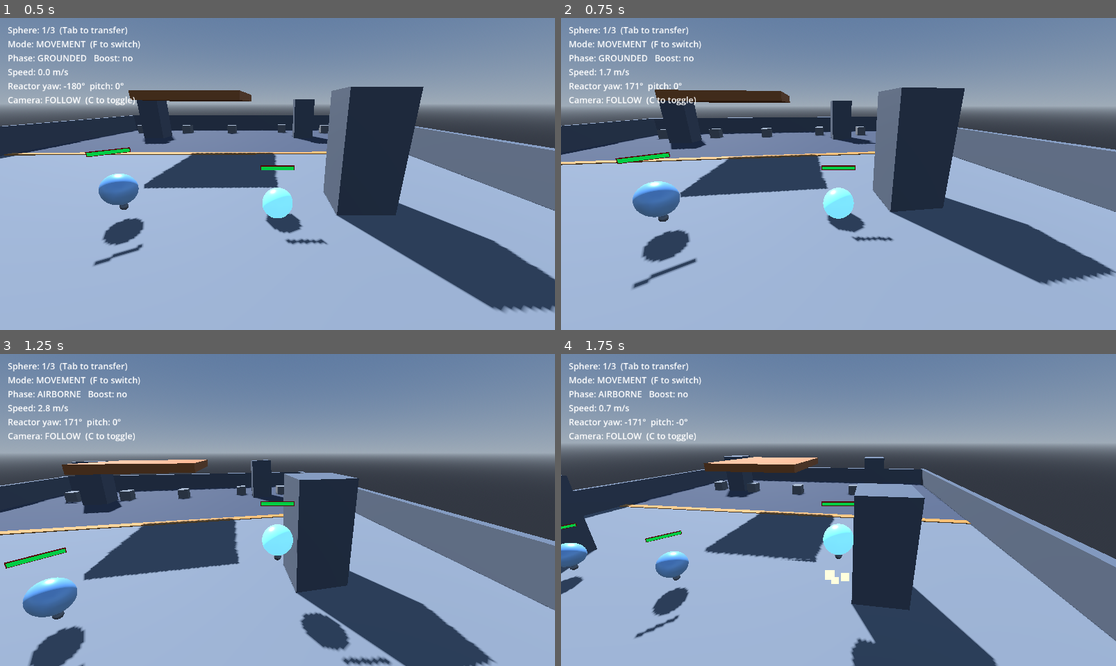
Above: before the commit, frames 1-4 (two rows, left to right).
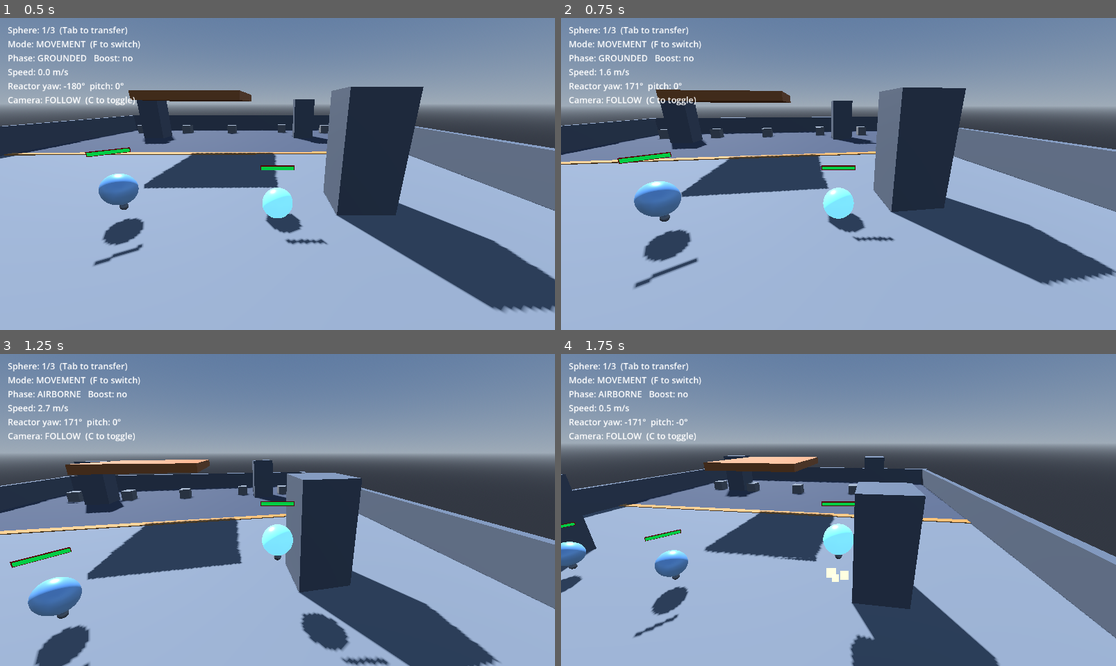
Above: after the commit, the same moments.

Repository: Thiiamas/Spheres
Game: Godot game, scene res://Main.tscn
Two runs of this game, one before a commit and one after it. Both use one fixed random seed, a clock stepped at 60 frames per second and the inputs below.
Inputs (mouse positions are in pixels of both pictures, inside the frame that each line leads up to):
- Up to frame 1 (0.5 s): no input
- Up to frame 2 (0.75 s): tap Enter (ui_accept) at 0.5 s; move the mouse to (866, 174) at 0.52 s; hold D (move_right) from 0.53 s (still down); tap Z (aoe) at 0.6 s
- Up to frame 3 (1.25 s): keep holding D (move_right); tap Space (jump) at 0.77, 1.07 s; tap A (attack) at 0.8 s
- Up to frame 4 (1.75 s): move the mouse to (810, 510) at 1.27 s; release D (move_right) at 1.28 s; hold S (move_back) from 1.28 s (still down); tap A (attack) at 1.35 s; tap Space (jump) at 1.52 s; tap Shift (boost) at 1.55 s

Frame 1 is identical in both runs. In frame 2, 1.1% of the frame differs, in the area x 0-100%, y 16-87%; in frame 3, 3.2%, in the area x 0-100%, y 16-100%; in frame 4, 2.6%.

Commit message:
Phase 5.1: normalize input through InputContext
Consciousness now builds one InputContext per frame (world_cursor resolved by
the camera's AimStrategy) and pushes it to the active sphere via drive(ctx),
which replaces SphereController._process. All Input.* reads leave the sphere
path: apply_roll, buffer_jump_input, _update_phase, mode_toggle and the ATTACK
state's fire/AOE edges consume the context instead. Held state (move vector,
boost) is re-sampled each physics tick (refresh_held) so roll/boost read input
exactly as fresh as when they polled Input directly. HUD reads the possession
layer's last_context. Reactor aiming keeps its own input handling (out of
scope, documented).

Co-Authored-By: Claude Opus 4.8 <noreply@anthropic.com>

Diff:
--- a/AttackControlState.gd
+++ b/AttackControlState.gd
@@ -12,10 +12,10 @@
 	sphere.set_boost_emitting(false)
 
 
-func handle_input(_delta: float) -> void:
-	if Input.is_action_just_pressed("attack"):
+func handle_input(ctx: InputContext) -> void:
+	if ctx.just_pressed(&"attack"):
 		sphere.try_fire_projectile()
-	if Input.is_action_just_pressed("aoe"):
+	if ctx.just_pressed(&"aoe"):
 		sphere.try_cast_aoe()
 
 
--- a/Consciousness.gd
+++ b/Consciousness.gd
@@ -15,6 +15,36 @@
 
 var spheres: Array[SphereController] = []
 var current_index: int = 0
+
+## The camera that resolves "where is the player aiming" (world_cursor).
+## Registers itself in its _ready. Untyped: SphereCamera today, CameraRig later.
+var camera_rig = null
+
+## The InputContext pushed to the active entity this frame (null when nothing
+## is possessed). Readable by UI (HUD) so it doesn't poll Input itself.
+var last_context: InputContext = null
+
+
+## Build the frame's normalized input and push it to the possessed entity.
+## Entities never read Input.* — this is the single sampling point.
+func _process(delta: float) -> void:
+	var sphere := active_sphere()
+	if sphere == null:
+		last_context = null
+		return
+	var ctx := InputContext.capture(delta)
+	if camera_rig != null:
+		ctx.world_cursor = camera_rig.get_aim_target(sphere.global_position)
+	last_context = ctx
+	sphere.drive(ctx)
+
+
+## Physics runs after _process capture, so re-sample the *held* state (move
+## vector, pressed flags) each physics tick: roll/boost read input exactly as
+## fresh as when they polled Input directly. Edges keep their frame timing.
+func _physics_process(_delta: float) -> void:
+	if last_context != null:
+		last_context.refresh_held()
 
 
 func register(sphere: SphereController) -> void:
--- a/HUD.gd
+++ b/HUD.gd
@@ -29,7 +29,9 @@
 
 	var mode_name: String = SphereController.Mode.keys()[ball.mode]
 	var phase_name: String = SphereController.State.keys()[ball.movement_phase]
-	var boosting := Input.is_action_pressed("boost")
+	# Read the possession layer's normalized input instead of polling Input.
+	var ctx := Consciousness.last_context
+	var boosting := ctx != null and ctx.pressed(&"boost")
 
 	var lines := []
 	var count := Consciousness.spheres.size()
--- a/MovementControlState.gd
+++ b/MovementControlState.gd
@@ -6,8 +6,8 @@
 ## with the attack abilities bound to the same keys in AttackControlState.
 
 
-func handle_input(_delta: float) -> void:
-	sphere.buffer_jump_input()
+func handle_input(ctx: InputContext) -> void:
+	sphere.buffer_jump_input(ctx)
 
 
 func physics(physics_state: PhysicsDirectBodyState3D) -> void:
--- a/SphereCamera.gd
+++ b/SphereCamera.gd
@@ -51,6 +51,10 @@
 
 func _ready() -> void:
 	_apply_mode_state()
+
+	# The possession layer asks us where the player is aiming (world_cursor)
+	# when it builds each frame's InputContext.
+	Consciousness.camera_rig = self
 
 	# Follow whichever sphere the consciousness currently inhabits, and keep up
 	# as control transfers between spheres.
--- a/SphereControlState.gd
+++ b/SphereControlState.gd
@@ -27,8 +27,10 @@
 	pass
 
 
-## Per-frame input handling (called from the sphere's _process).
-func handle_input(_delta: float) -> void:
+## Per-frame input handling. The possession layer builds one InputContext per
+## frame and the sphere forwards it here (see SphereController.drive); states
+## never read Input.* themselves.
+func handle_input(_ctx: InputContext) -> void:
 	pass
 
 
--- a/SphereController.gd
+++ b/SphereController.gd
@@ -115,6 +115,11 @@
 # Active control state (State pattern). Null while passive.
 var _control: SphereControlState = null
 
+# Latest InputContext pushed via drive(). Physics behaviours (roll, boost) read
+# it during _integrate_forces; the possession layer keeps its held state fresh
+# at physics rate (see InputContext.refresh_held). Null while passive.
+var _ctx: InputContext = null
+
 var _attack_timer: float = 0.0
 var _aoe_timer: float = 0.0
 var _active_orb: AoeOrb = null # the in-flight AOE orb, if any (for recast detonation)
@@ -150,21 +155,26 @@
 	Consciousness.register(self)
 
 
-func _process(delta: float) -> void:
+## Per-frame input, pushed by the possession layer (Consciousness) while this
+## sphere is possessed. Replaces _process: the sphere no longer polls Input.*,
+## it consumes the normalized InputContext it is handed.
+func drive(ctx: InputContext) -> void:
 	# Passive (crystallised) spheres ignore all input.
 	if not is_controlled:
 		return
+
+	_ctx = ctx
 
 	# Ability cooldowns advance in every mode, not just ATTACK: an ability cast
 	# then left behind keeps recharging while the player rolls around in MOVEMENT,
 	# so switching to ATTACK no longer hands you a frozen, half-spent cooldown.
-	tick_attack_timers(delta)
-
-	if Input.is_action_just_pressed("mode_toggle"):
+	tick_attack_timers(ctx.delta)
+
+	if ctx.just_pressed(&"mode_toggle"):
 		_toggle_mode()
 
 	if _control:
-		_control.handle_input(delta)
+		_control.handle_input(ctx)
 
 
 func _integrate_forces(physics_state: PhysicsDirectBodyState3D) -> void:
@@ -215,6 +225,7 @@
 	linear_velocity = Vector3.ZERO
 	angular_velocity = Vector3.ZERO
 	freeze = true
+	_ctx = null
 	cancel_buffered_jumps()
 	if _control:
 		_control.exit()
@@ -247,8 +258,8 @@
 
 
 ## Buffer a jump press for crisp edge detection; consumed in physics.
-func buffer_jump_input() -> void:
-	if Input.is_action_just_pressed("jump"):
+func buffer_jump_input(ctx: InputContext) -> void:
+	if ctx.just_pressed(&"jump"):
 		if _is_grounded:
 			_jump_queued = true
 		elif _can_double_jump:
@@ -272,7 +283,7 @@
 
 
 func apply_roll(physics_state: PhysicsDirectBodyState3D) -> void:
-	var input := Input.get_vector("move_left", "move_right", "move_forward", "move_back")
+	var input := _ctx.move_vector if _ctx != null else Vector2.ZERO
 	if input == Vector2.ZERO:
 		_apply_ground_brake(physics_state)
 		return
@@ -356,14 +367,14 @@
 	_launch_aoe_orb()
 
 
-## Fire a projectile toward where the mouse is aiming. The camera resolves the
-## world-space aim point via its current AimStrategy, so this code doesn't care
-## whether we're in FOLLOW or RTS mode.
+## Fire a projectile toward where the player is aiming. The possession layer
+## resolves the world-space aim point (ctx.world_cursor) via the camera's
+## AimStrategy, so this code doesn't care whether we're in FOLLOW or RTS mode.
 func _fire_projectile() -> void:
-	if projectile_scene == null or camera == null:
+	if projectile_scene == null or _ctx == null:
 		return
 	var origin := global_position
-	var target := camera.get_aim_target(origin)
+	var target := _ctx.world_cursor
 	var dir := target - origin
 	if dir.length() < 0.001:
 		dir = -global_basis.z # fallback: straight ahead
@@ -376,14 +387,15 @@
 		proj.launch(dir, projectile_damage, projectile_speed)
 
 
-## Launch an AOE orb in the aimed direction (camera resolves the world point via
-## its AimStrategy). The orb flies for aoe_move_time then holds, and is driven by
-## recasts; it carries its own move_time/lifetime/radius/damage/blast.
+## Launch an AOE orb in the aimed direction (the possession layer resolves the
+## world point via the camera's AimStrategy). The orb flies for aoe_move_time
+## then holds, and is driven by recasts; it carries its own
+## move_time/lifetime/radius/damage/blast.
 func _launch_aoe_orb() -> void:
-	if aoe_orb_scene == null or camera == null:
+	if aoe_orb_scene == null or _ctx == null:
 		return
 	var origin := global_position
-	var target := camera.get_aim_target(origin)
+	var target := _ctx.world_cursor
 
 	var orb := aoe_orb_scene.instantiate()
 	get_tree().current_scene.add_child(orb)
@@ -442,7 +454,7 @@
 	if _is_grounded:
 		movement_phase = State.GROUNDED
 		_can_double_jump = false # refreshed on next ground jump
-	elif Input.is_action_pressed("boost"):
+	elif _ctx != null and _ctx.pressed(&"boost"):
 		movement_phase = State.FLYING
 	else:
 		movement_phase = State.AIRBORNE
Not shown, added: CameraConfig.gd.uid
Not shown, added: Controllable.gd.uid
Not shown, added: InputContext.gd.uid
